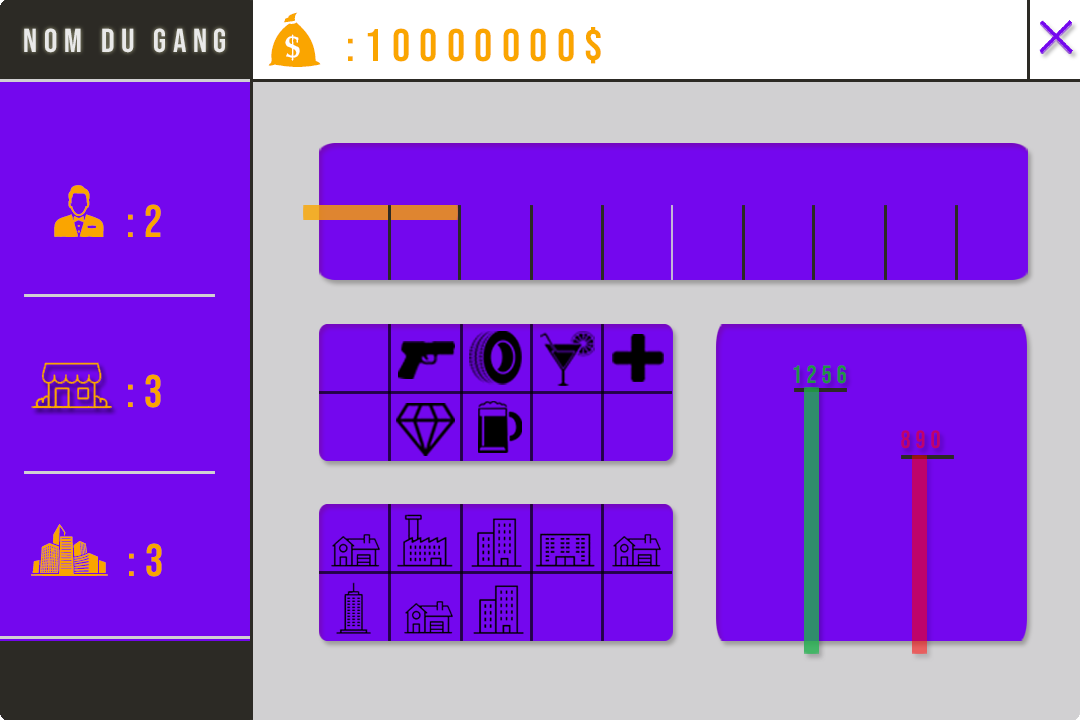
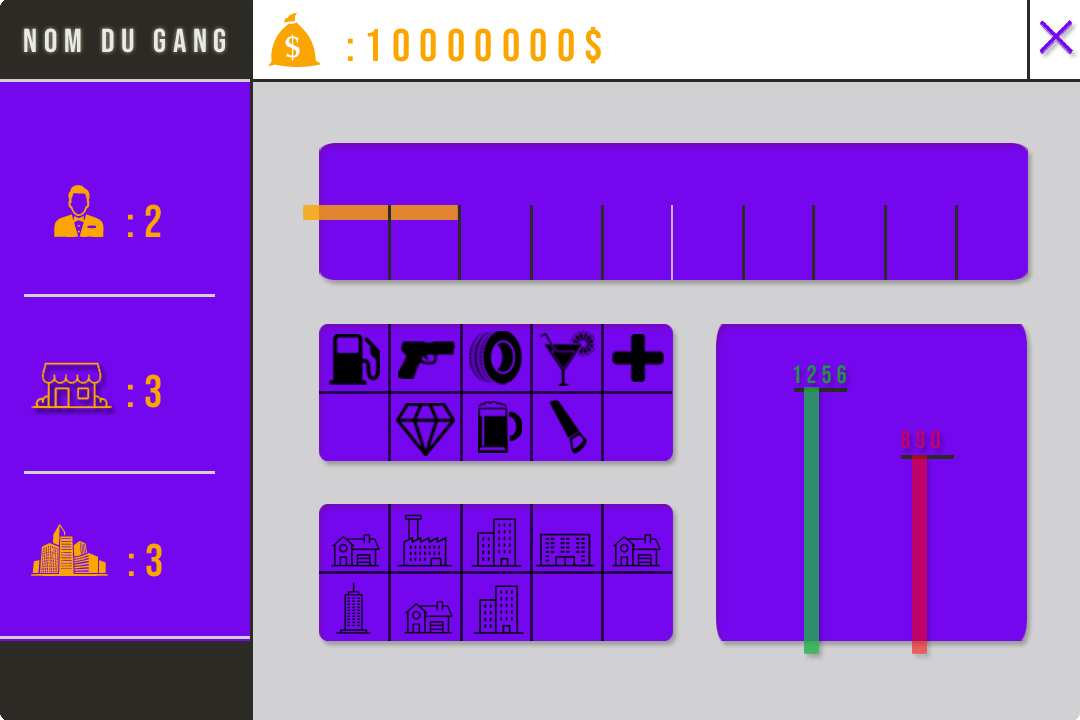
Revision of a layered 1080 × 720 image; what changed, layer by layer:
showed "essence" over [329, 334, 380, 385]
showed "scie" over [548, 399, 587, 455]
